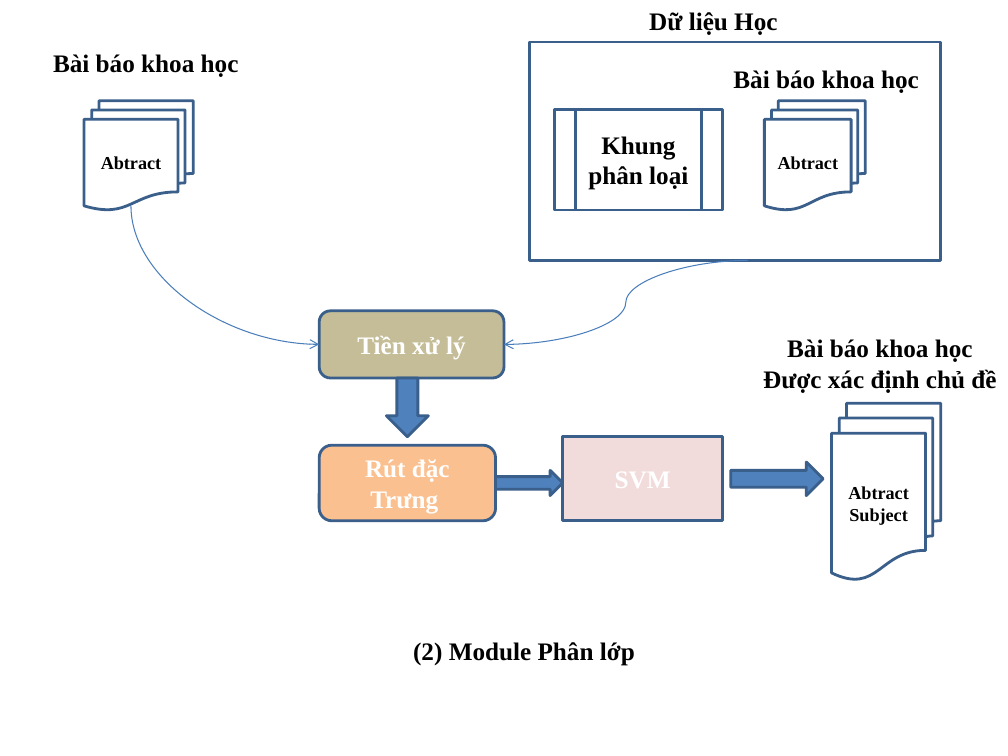
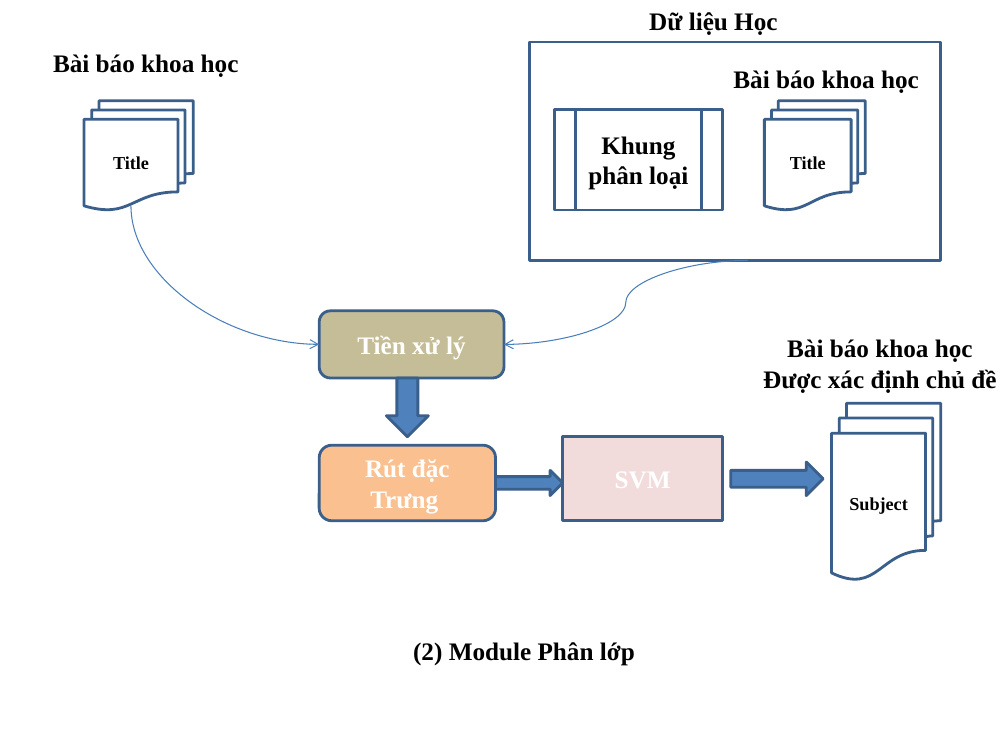
Before and after one commit to tiendv/detaitotnghiep, a slide deck: slide 3 of Outline thesis/De cuong/Kientrucdetai_26_8.pptx. Drawn at 1008x756 pixels with LibreOffice and Linux fonts; fonts in the diff are those of the drawing. Boxes give left, top, right and bottom in pixels: in the first picture for what was removed or moved away, otherwise in the second. Text is boxed around its words. In the diff, an @@ line names an element or a change of style, - is before the commit and + after.

```diff
--- a/Outline thesis/De cuong/Kientrucdetai_26_8.pptx
+++ b/Outline thesis/De cuong/Kientrucdetai_26_8.pptx
@@ text in flow chart multidocument at box(113, 156, 149, 169): text changed @@
-Abtract
+Title
@@ text in flow chart multidocument at box(790, 156, 826, 169): text changed @@
-Abtract
+Title
@@ text in flow chart multidocument at box(848, 486, 909, 499): paragraph removed @@
-Abtract
```
Also in this commit, not shown: 2 other slides changed.
